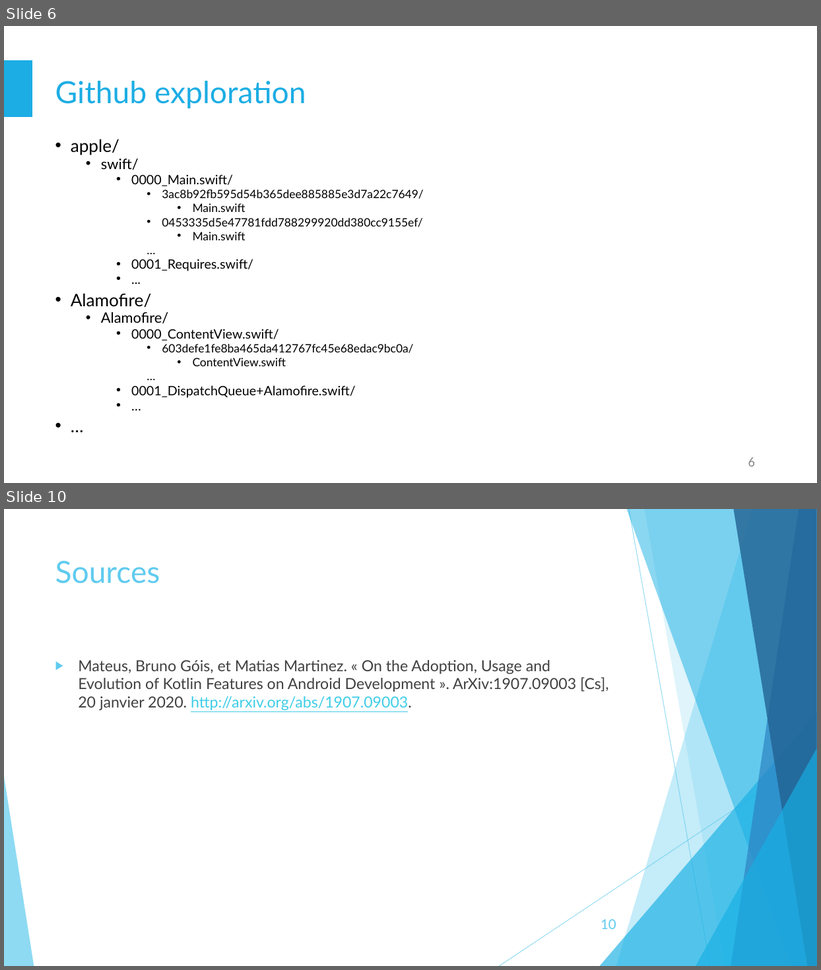
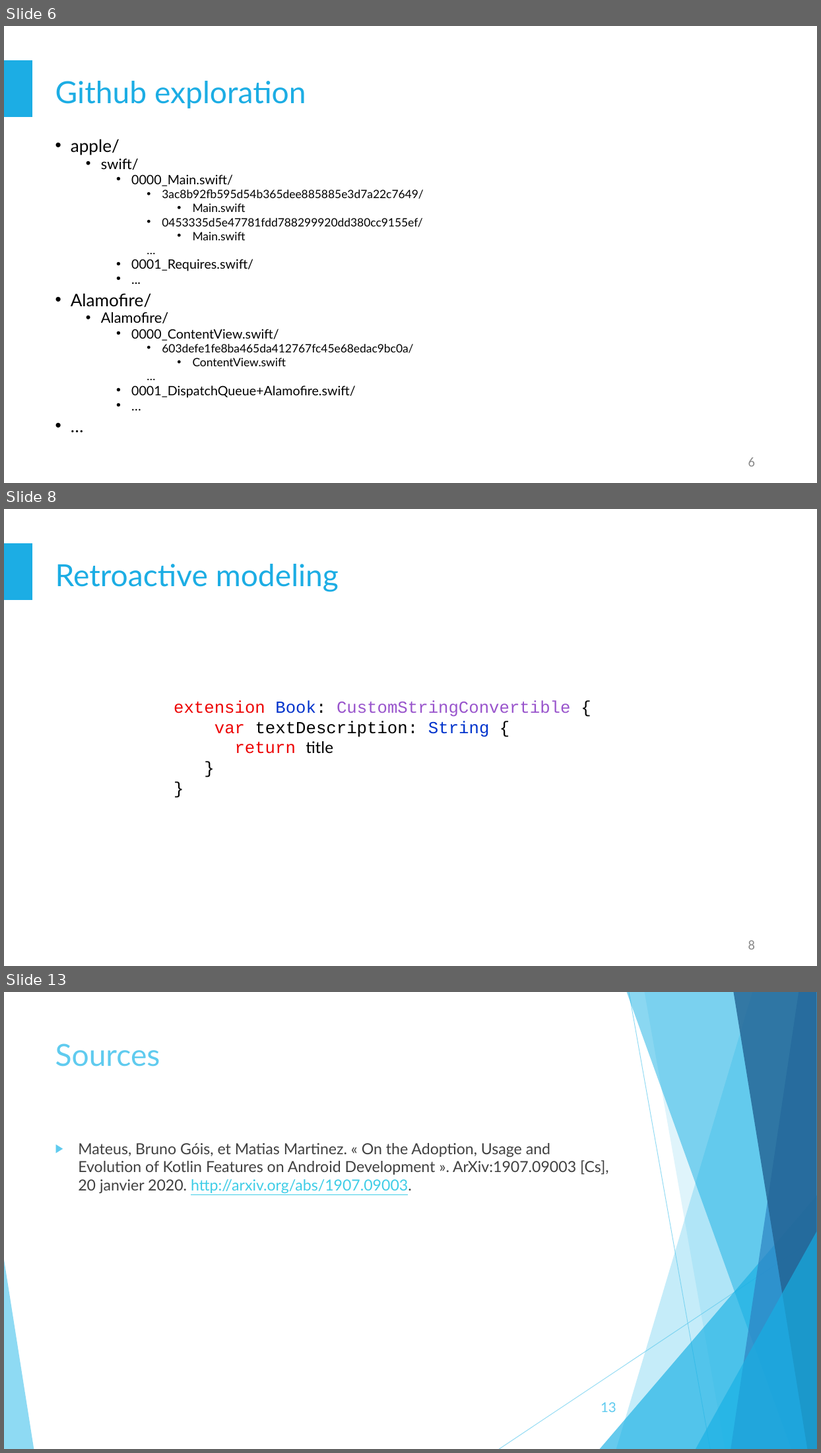
Before and after one commit to staufga0/Pattern-extraction-swift, a slide deck: presentation/Pattern Extraction4.pptx. Shown one above the other, each under a label of ours: slides 6 and 10 before the commit, slides 6, 8 and 13 after it; the slides between them are not shown. The pictures are 821x970 and 821x1453 pixels, drawn with LibreOffice and Linux fonts; fonts in the diff are those of the drawing. Boxes give left, top, right and bottom in pixels: in the first picture for what was removed or moved away, otherwise in the second. Text is boxed around its words. In the diff, an @@ line names an element or a change of style, - is before the commit and + after.

```diff
--- a/presentation/Pattern Extraction4.pptx
+++ b/presentation/Pattern Extraction4.pptx
@@ slide 8 added at [4,509,817,966], background #FFFFFF; not listed: 1 template element that a slide beside it also shows @@
@@ title added at [55,564,339,592], 36 pt, text #1CADE4 @@
+Retroactive modeling
@@ text added at [174,700,571,754], 20 pt, text #000000 @@
+extension Book: CustomStringConvertible {
+var textDescription: String {
+return title
+}
+}
@@ page number added at [748,941,755,950], 16 pt, text #8C8C8C @@
+8
@@ what was slide 10 is now slide 13 @@
@@ page number at [601,1403,616,1412]: text changed @@
-10
+13
```
Also in this commit, not shown: 2 slides changed, 4 other slides added, 2 slides removed.
